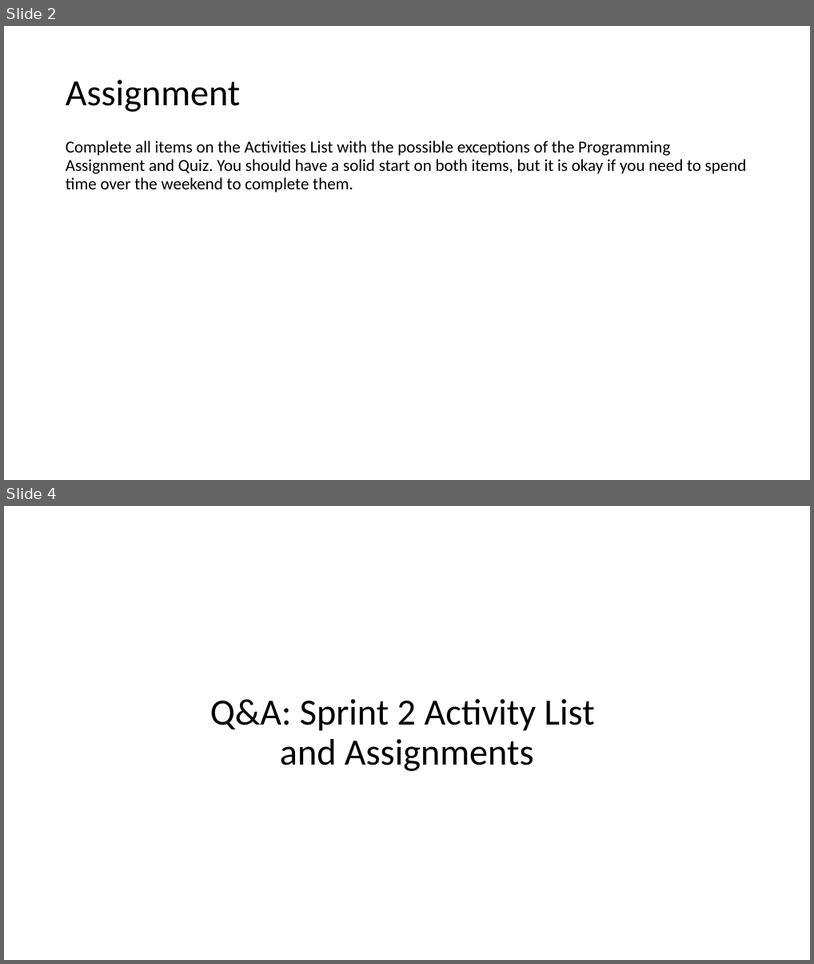
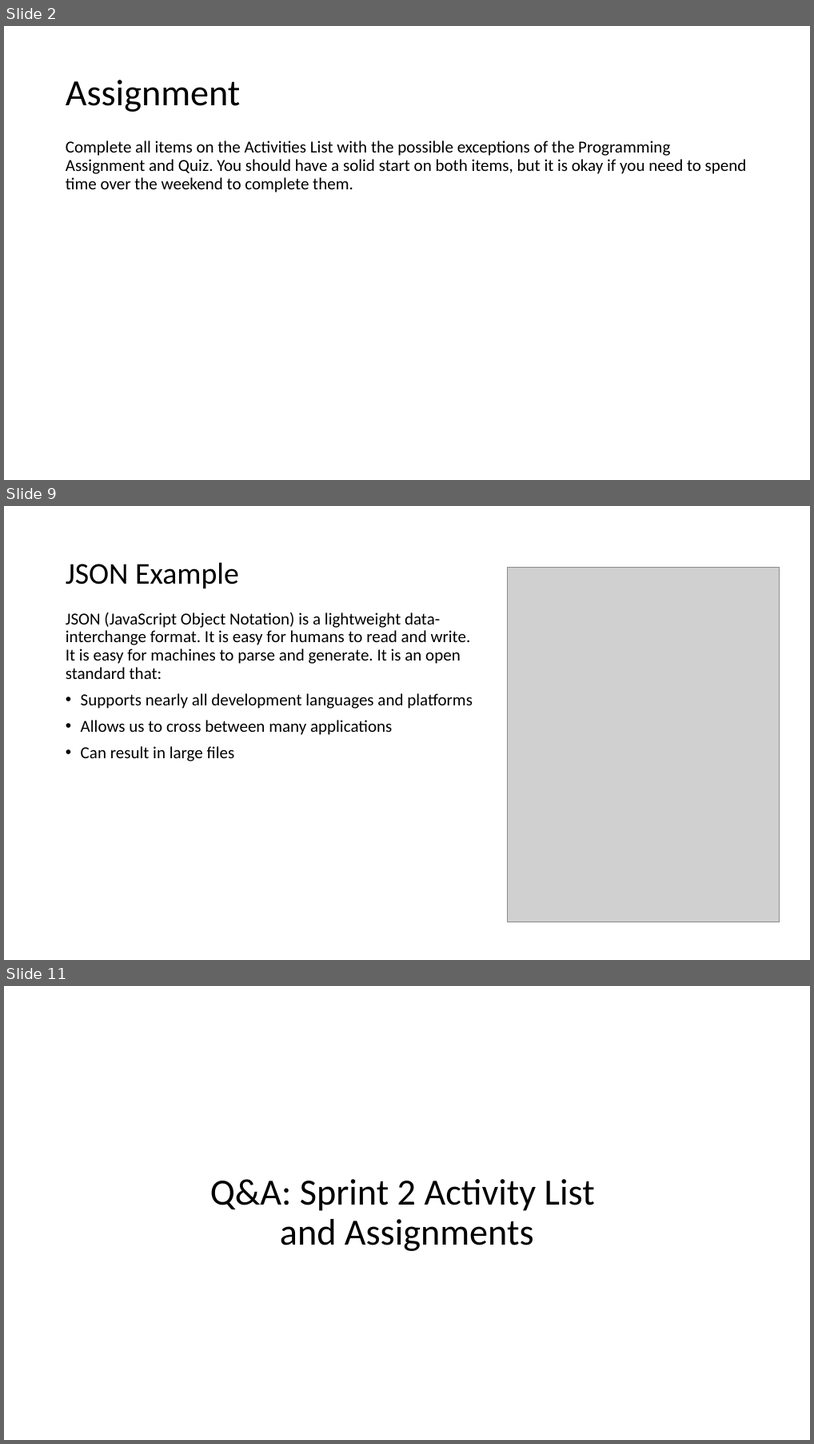
Before and after one commit to EricJPogue/CPSC-24500, a slide deck: lecture-slides/2019-09-18-oop.pptx. Shown one above the other, each under a label of ours: slides 2 and 4 before the commit, slides 2, 9 and 11 after it; the slides between them are not shown. The pictures are 814x964 and 814x1444 pixels, drawn with LibreOffice and Linux fonts; fonts in the diff are those of the drawing; grey boxes stand for pictures. Boxes give left, top, right and bottom in pixels: in the first picture for what was removed or moved away, otherwise in the second. Text is boxed around its words. In the diff, an @@ line names an element or a change of style, - is before the commit and + after.

```diff
--- a/lecture-slides/2019-09-18-oop.pptx
+++ b/lecture-slides/2019-09-18-oop.pptx
@@ slide 9 added at (4, 506, 810, 960), background #FFFFFF @@
@@ title added at (66, 562, 239, 588), 36 pt, text #000000 @@
+JSON Example
@@ picture added at (508, 567, 780, 922) @@
@@ text added at (66, 612, 473, 761), 20 pt, text #000000 @@
+JSON (JavaScript Object Notation) is a lightweight data-interchange format. It is easy for humans to read and write. It is easy for machines to parse and generate. It is an open standard that:
+• Supports nearly all development languages and platforms
+• Allows us to cross between many applications
+• Can result in large files
@@ what was slide 4 is now slide 11 @@
```
Also in this commit, not shown: 2 slides changed, 7 other slides added, 3 slides removed.
